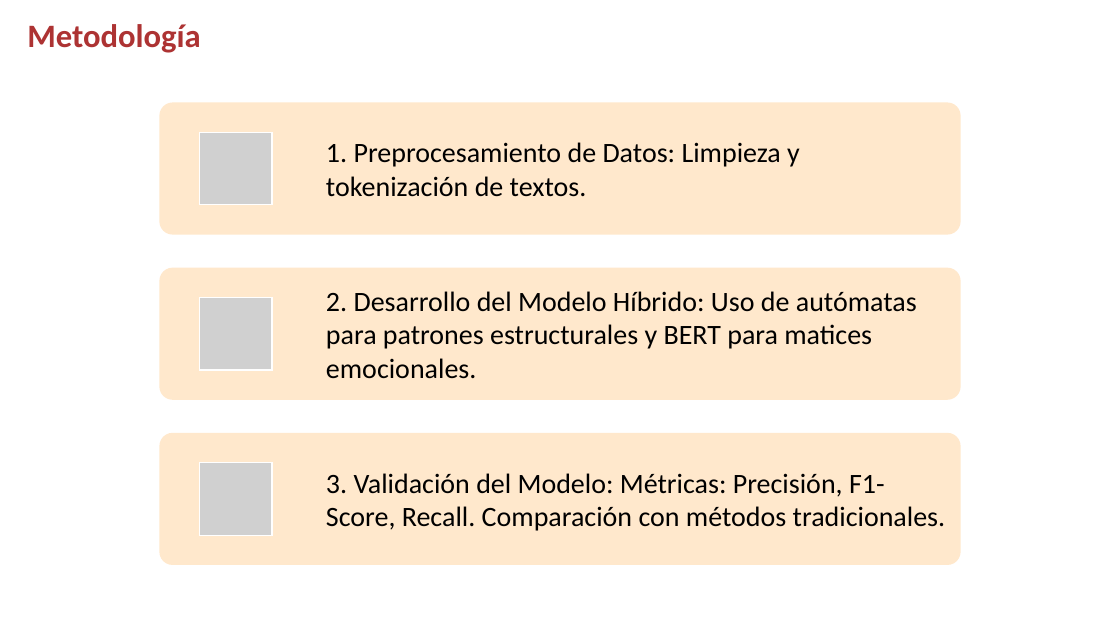
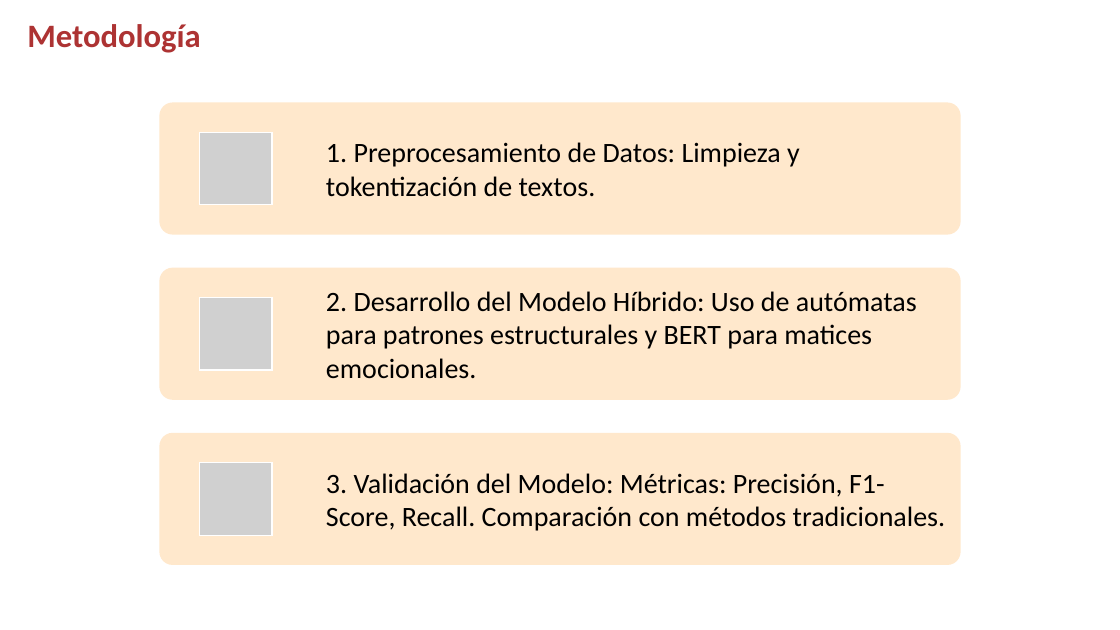
Before and after one commit to Juliope17/Proyecto-final-detector-de-sentimientos-de-rese-as, a slide deck: slide 6 of Modelo_Hibrido_Analisis_Sentimientos_Actualizado.pptx. Drawn at 1120x630 pixels with LibreOffice and Linux fonts; fonts in the diff are those of the drawing; grey boxes stand for pictures; background and template pictures are left out. Boxes give left, top, right and bottom in pixels: in the first picture for what was removed or moved away, otherwise in the second. Text is boxed around its words. In the diff, an @@ line names an element or a change of style, - is before the commit and + after.

```diff
--- a/Modelo_Hibrido_Analisis_Sentimientos_Actualizado.pptx
+++ b/Modelo_Hibrido_Analisis_Sentimientos_Actualizado.pptx
@@ text at (x1=326, y1=142, x2=800, y2=197): text changed @@
-1. Preprocesamiento de Datos: Limpieza y tokenización de textos.
+1. Preprocesamiento de Datos: Limpieza y tokentización de textos.
```
Also in this commit, not shown: 3 other slides changed.
